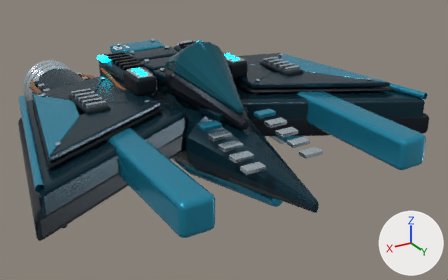
What one commit did to the Blender file docs/solid-fleet-20260908/19.blend.
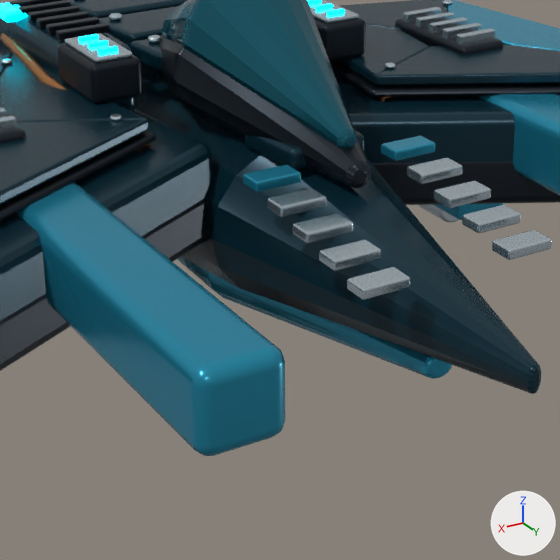
Each version appears first whole from a 50 mm lens placed at (2.11, 3.97, 1.68), pointed at (-0.16, 0.2, -0.21), and next in a close-up on the part from 22% to 73% of the width and 19% to 100% of the height. Arrows for +X, +Y and +Z are at lower right; the lights stay in place. The older version's two pictures come first.

In view in the first close-up: 'SolidHull_19'.
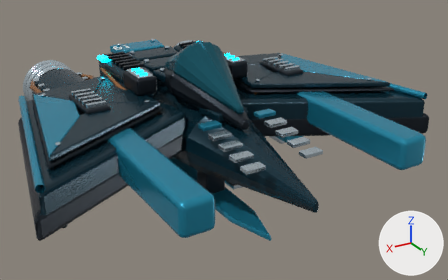
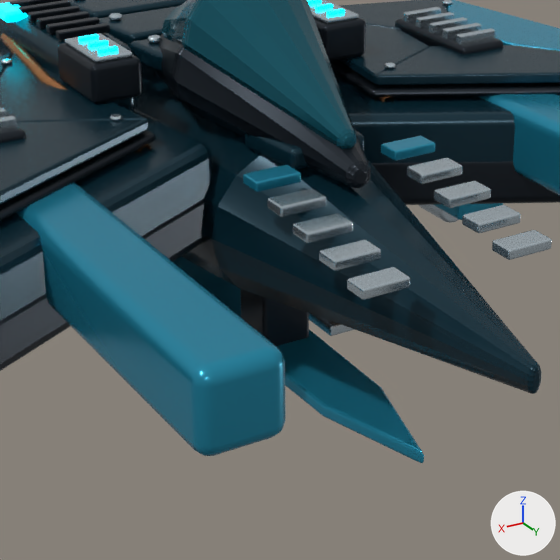
The newer file is also turned or shifted as a whole; pictures and numbers use the older file's frame.

What changed in the scene script:
```text
Change me_deep_structural_fuselage:
    used by ob_solidhull_19; location = (0.0, 0.0, 0.0)
    remove me_deep_structural_fuselage.from_pydata(...)  # 24410 vertices, 23609 faces; spans x -1.49..1.49, y -1.52..1.52, z -0.58..0.58
    add me_deep_structural_fuselage.from_pydata(...)  # 24508 vertices, 23723 faces; spans x -1.49..1.49, y -1.52..1.52, z -0.6..0.58
    me_deep_structural_fuselage part 1: a new loose piece of 96 vertices spanning x -0.08..0.08, y 0.19..0.35, z -0.57..-0.29, in mat_graphite_machinery_recess (dark blue #242c34)
    me_deep_structural_fuselage part 2: a new loose piece of 88 vertices spanning x -0.14..0.14, y -0.93..1.08, z -0.6..-0.55, in mat_livery_contrast_18 (cyan #2895b5)
    me_deep_structural_fuselage part 3
    182 vertices are removed from x -0.17..0.17, y -0.93..1.14, z -0.48..-0.22
    170 faces are deleted
    other edits to the shape of me_deep_structural_fuselage do not show in these pictures
```

Where the change shows, as pixel boxes [x1, y1, x2, y2] in the close-ups (560 x 560 px):
'SolidHull_19', reshaped
    before: [0, 0, 560, 456]
    after: [0, 0, 560, 463]
part 1 of me_deep_structural_fuselage, added
    after: [240, 289, 309, 346]
part 2 of me_deep_structural_fuselage, added (cyan)
    after: [173, 257, 424, 463]
part 3 of me_deep_structural_fuselage, deleted
    before: [178, 257, 452, 379]
